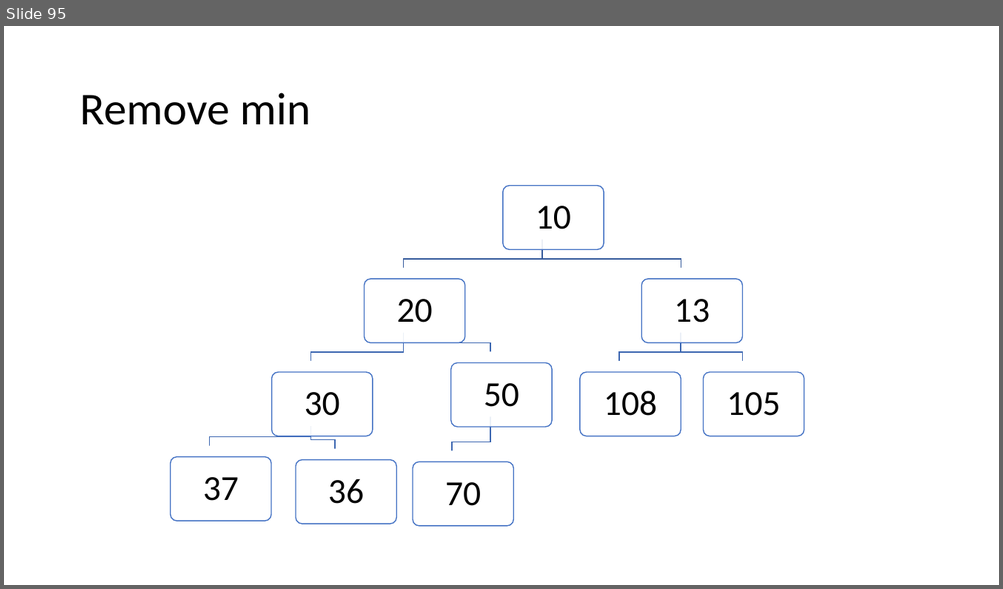
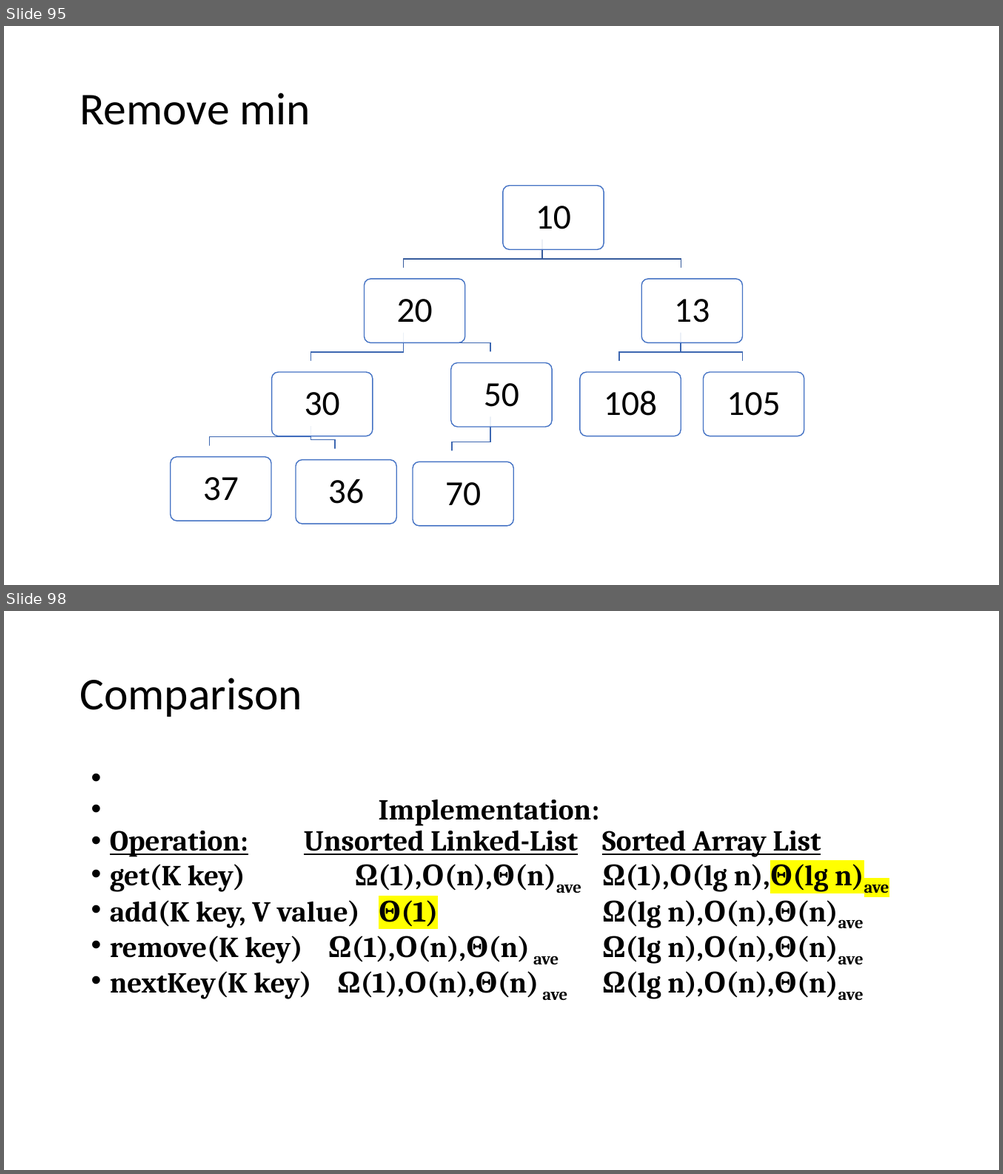
Before and after one commit to skalakm/232, a slide deck: notes.pptx. Shown one above the other, each under a label of ours: slide 95 before the commit, slides 95 and 98 after it; the slides between them are not shown. The pictures are 1003x589 and 1003x1174 pixels, drawn with LibreOffice and Linux fonts; fonts in the diff are those of the drawing. Boxes give left, top, right and bottom in pixels: in the first picture for what was removed or moved away, otherwise in the second. Text is boxed around its words. In the diff, an @@ line names an element or a change of style, - is before the commit and + after.

```diff
--- a/notes.pptx
+++ b/notes.pptx
@@ slide 98 added at [4, 611, 999, 1170], background #FFFFFF @@
@@ title added at [79, 678, 302, 717], 44 pt, text #000000 @@
+Comparison
@@ text added at [110, 799, 889, 1000], 28 pt, text #000000, bold @@
+• Implementation:
+• Operation: Unsorted Linked-List Sorted Array List
+• get(K key) Ω(1),Ο(n),Θ(n)ave Ω(1),Ο(lg n),Θ(lg n)ave
+• add(K key, V value) Θ(1) Ω(lg n),Ο(n),Θ(n)ave
+• remove(K key) Ω(1),Ο(n),Θ(n) ave Ω(lg n),Ο(n),Θ(n)ave
+• nextKey(K key) Ω(1),Ο(n),Θ(n) ave Ω(lg n),Ο(n),Θ(n)ave
```
Also in this commit, not shown: 4 other slides added.
